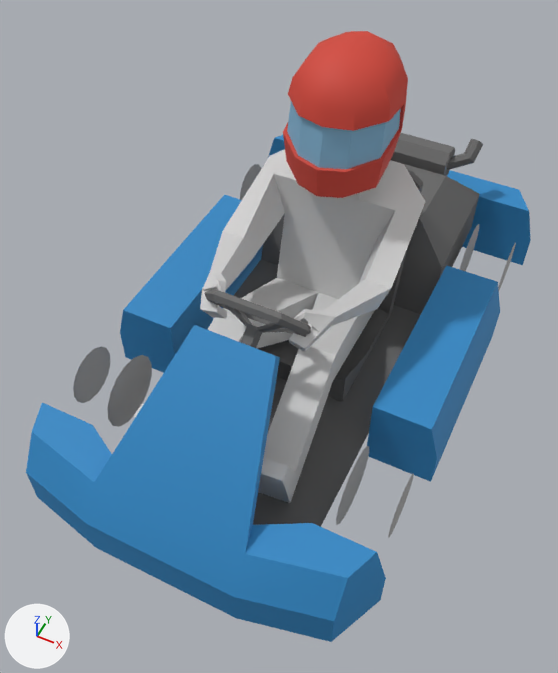
The OBJ model racing assets/Cart.obj: old version first, new version second.
The view is the same before and after, from a 50 mm camera at (0.742, -0.608, 0.821) aimed at (0.47, -0.064, 0.141). Arrows for +X, +Y and +Z are at lower left; the lights stay in place. Where no turn or scale is listed for an object, it has been applied to the vertices.

The first picture shows 'car-kart-blue_Cube.877_carmaterial_blue', 'car-kart-blue_Cube.877_carmaterial_red', 'car-kart-blue_Cube.877_metal', 'car-kart-blue_Cube.877_metal.black', 'car-kart-blue_Cube.877_white', 'car-kart-blue_Cube.877_windows'.
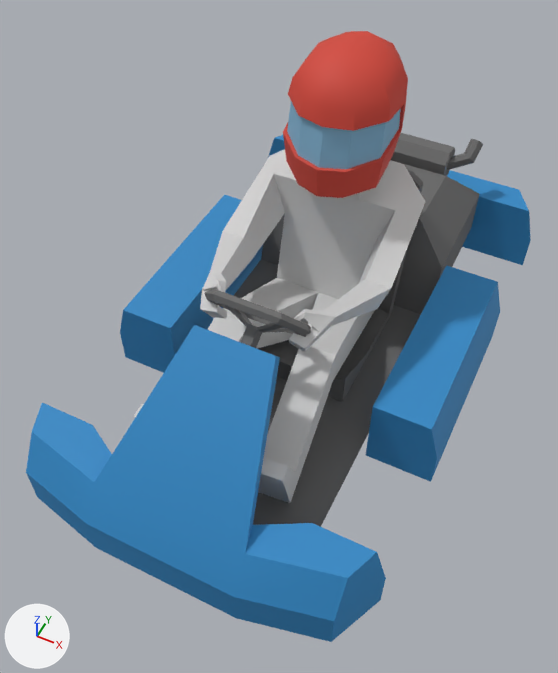
Where the change shows, as pixel boxes (x1, y1, x2, y2) in the pictures (558 x 673 px):
'car-kart-blue_Cube.877_metal', deleted: before (73, 164, 516, 538)

Diff of the bpy script that builds the scene:
```diff
--- a/racing assets/Cart.obj.py
+++ b/racing assets/Cart.obj.py
@@ ob_car_kart_blue_cube_877_metal @@
-ob_car_kart_blue_cube_877_metal = bpy.data.objects.new('car-kart-blue_Cube.877_metal', me_car_kart_blue_cube_877_metal)
-ob_car_kart_blue_cube_877_metal.location = (0.0, 0.0, 0.0)
```
